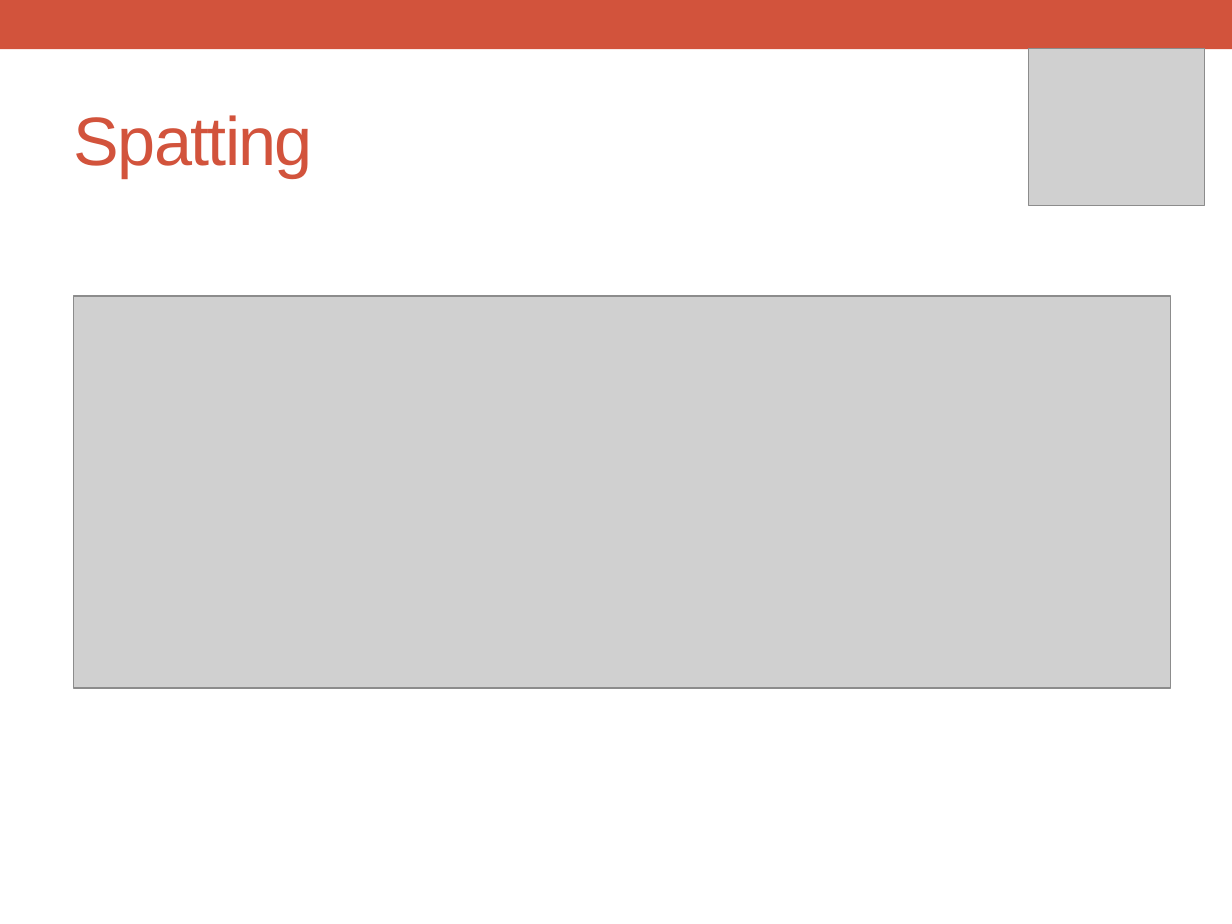
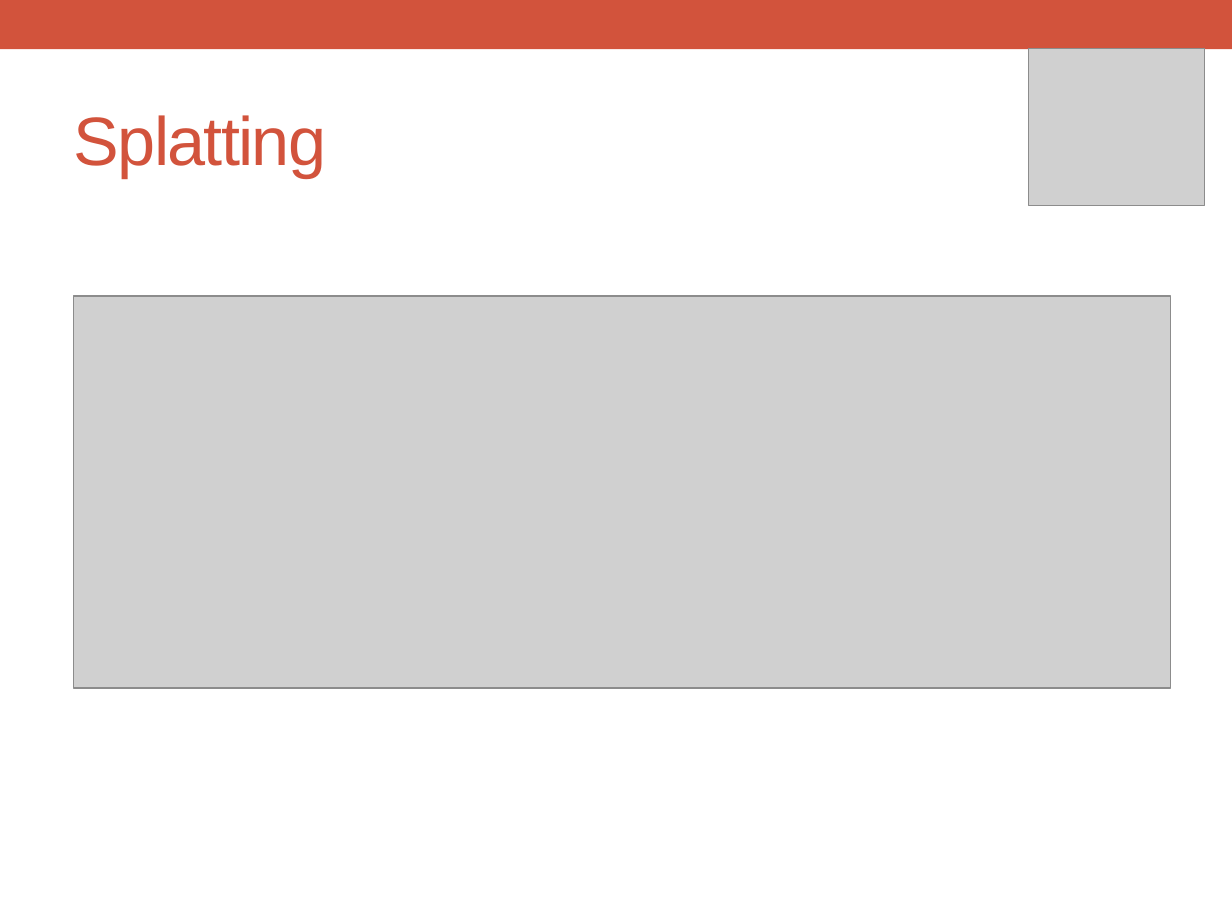
Before and after one commit to boomalator/55309-Powershell, a slide deck: slide 11 of Powerpoint/Module05-CommandsThatUsePipline.pptx. Drawn at 1232x924 pixels with LibreOffice and Linux fonts; fonts in the diff are those of the drawing; grey boxes stand for pictures. Boxes give left, top, right and bottom in pixels: in the first picture for what was removed or moved away, otherwise in the second. Text is boxed around its words. In the diff, an @@ line names an element or a change of style, - is before the commit and + after.

```diff
--- a/Powerpoint/Module05-CommandsThatUsePipline.pptx
+++ b/Powerpoint/Module05-CommandsThatUsePipline.pptx
@@ title at [74,115,326,178]: text changed @@
-Spatting
+Splatting
```
Also in this commit, not shown: 5 other files.
